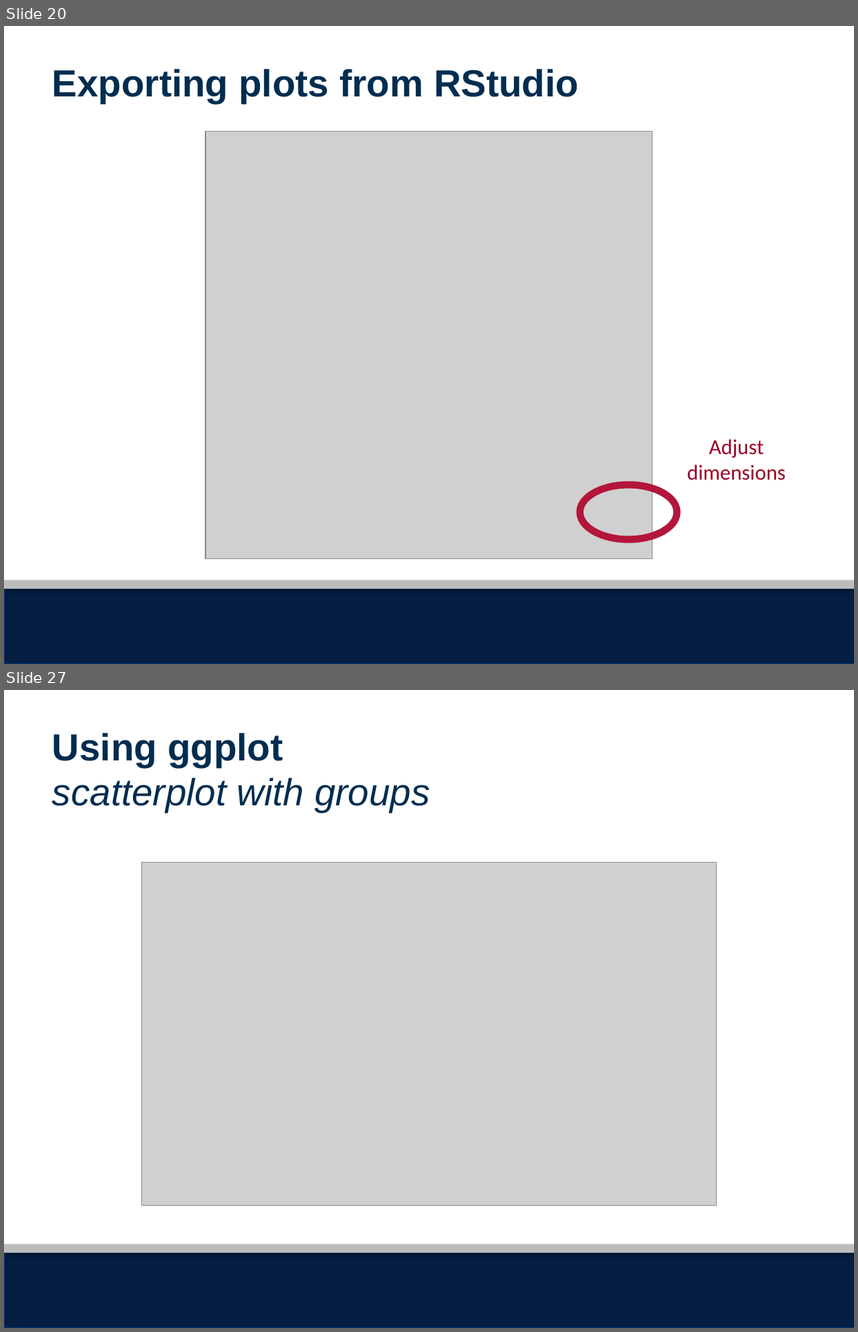
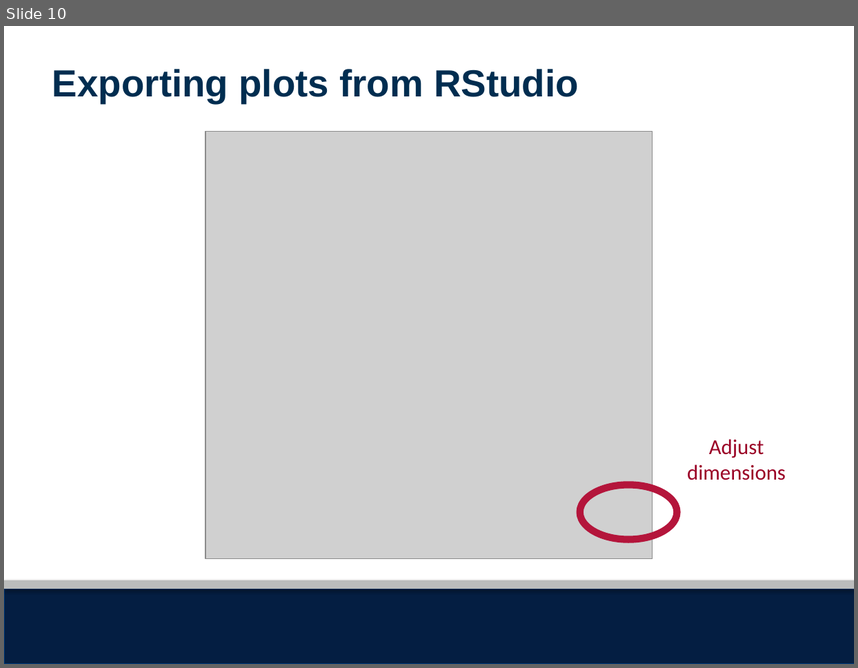
Before and after one commit to seaneff/data-science-basics-2023, a slide deck: day3/R Workshop Day 3 Slides.pptx. Shown one above the other, each under a label of ours: slides 20 and 27 before the commit, slide 10 after it; the slides between them are not shown. The pictures are 858x1332 and 858x668 pixels, drawn with LibreOffice and Linux fonts; fonts in the diff are those of the drawing; grey boxes stand for pictures; background and template pictures are left out. Boxes give left, top, right and bottom in pixels: in the first picture for what was removed or moved away, otherwise in the second. Text is boxed around its words. In the diff, an @@ line names an element or a change of style, - is before the commit and + after.

```diff
--- a/day3/R Workshop Day 3 Slides.pptx
+++ b/day3/R Workshop Day 3 Slides.pptx
@@ slide 27 removed at [4,690,854,1328], background #FFFFFF; not listed: 2 template elements that a slide beside it also shows @@
@@ text removed at [52,733,430,812] @@
-Using ggplot
-scatterplot with groups
@@ picture removed at [142,862,716,1205] @@
@@ what was slide 20 is now slide 10 @@
```
Also in this commit, not shown: 1 slide added, 24 other slides removed, 4 other files.
